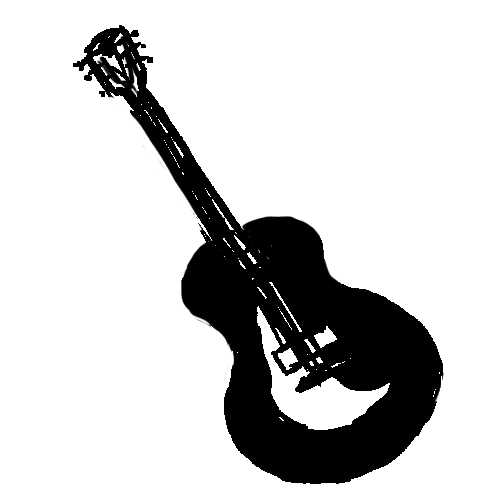
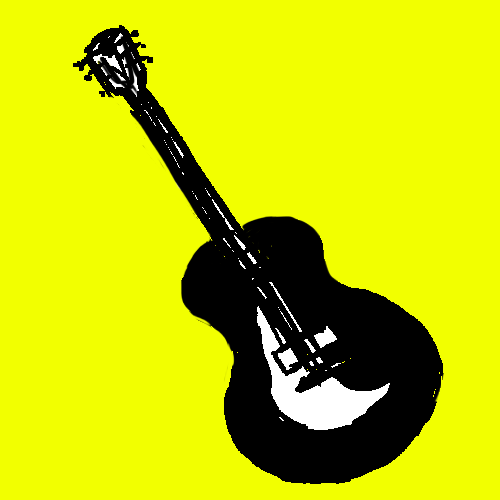
Comparing the layer stacks of the two 500×500 images. Changes:
renamed "Layer 1" to "Layer 2", painted on it over [73, 25, 444, 484]
painted on "Background" over [0, 0, 500, 500]
